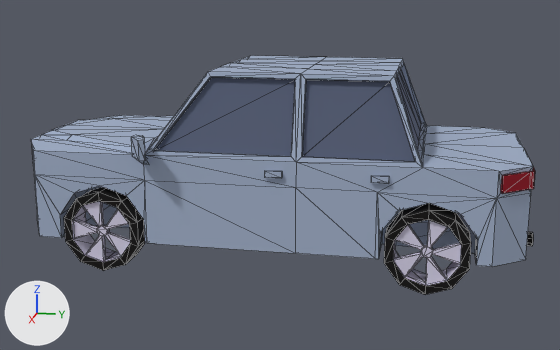
The glTF model assets/karts/sedan.glb, before and after one commit.
Rendered twice from a 50 mm camera at (8.08, 1.61, 2.81) aimed at (0.04, 0.0, 0.8). The lights are fixed; the arrows at lower left show +X, +Y and +Z. Mesh edges are drawn as thin lines. Where no turn or scale is listed for an object, it has been applied to the vertices.

Names of what the first picture shows: 'BackWheelLeft', 'FrontWheelLeft', 'Sedan'.
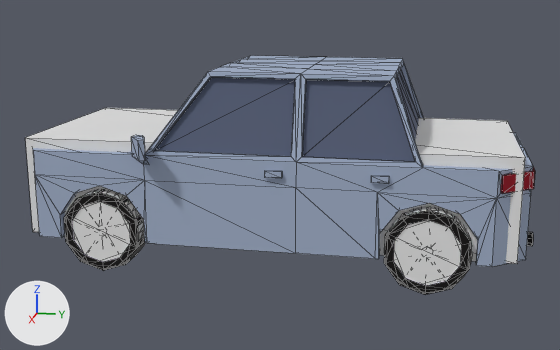
Edits to the scene script, one JSON object a line:
```json
{"op": "add", "block": "me_cylinder_003", "code": ["me_cylinder_003 = bpy.data.meshes.new('Cylinder.003')", "me_cylinder_003.from_pydata(...)  # a 32-sided cylinder along x spanning x -0.15..0.15, y -0.4..0.4, z -0.4..0.4"]}
{"op": "add", "block": "me_cube_001", "code": ["me_cube_001 = bpy.data.meshes.new('Cube.001')", "me_cube_001.from_pydata(...)  # a box spanning x -1.0..1.0, y -2.43..2.43, z -0.5..0.5"]}
{"op": "add", "block": "ob_cylinder_002", "code": ["ob_cylinder_002 = bpy.data.objects.new('Cylinder.002', me_cylinder_003)", "ob_cylinder_002.location = (0.973, 1.614, 0.405)"]}
{"op": "add", "block": "ob_cylinder_001", "code": ["ob_cylinder_001 = bpy.data.objects.new('Cylinder.001', me_cylinder_003.copy())", "ob_cylinder_001.location = (0.973, -1.609, 0.405)"]}
{"op": "add", "block": "ob_cube", "code": ["ob_cube = bpy.data.objects.new('Cube', me_cube_001)", "ob_cube.location = (0.0, 0.0, 0.807)"]}
```

Where the change shows, as pixel boxes (x1, y1, x2, y2) in the pictures (560 x 350 px):
```json
{"object": "Cube", "change": "added", "after": [25, 108, 525, 264]}
{"object": "Cylinder.002", "change": "added", "after": [384, 207, 472, 292]}
{"object": "Cylinder.001", "change": "added", "after": [64, 190, 145, 262]}
```
